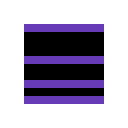
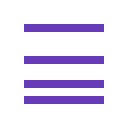
Two versions of the same layered image (128×128). Layer-by-layer changes:
hid "Layer 4" over [24, 32, 104, 96]
painted on "Layer 3" over [24, 32, 104, 96]
